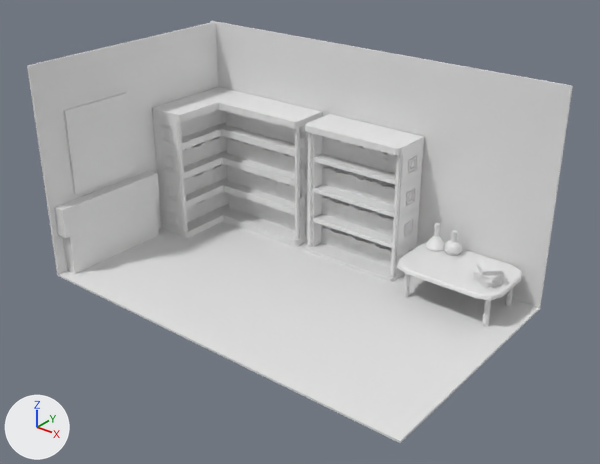
The FBX model DAGV1100and1200/Maya/scenes/Scene2_Main_MC.fbx, before and after one commit.
Both versions are drawn from a 50 mm camera at (1.085, -1.265, 0.94) aimed at (0.085, -0.014, 0.165). Every picture has the same lights, and +X, +Y and +Z are marked at lower left. Materials are left out; every surface is plain grey. Where no turn or scale is listed for an object, it has been applied to the vertices. Vertices at the same position are counted once.

The first picture shows 'Asset1:pCube10', 'Asset1:pCube4', 'Asset1:pCube9', 'Asset2:pCylinder3', 'Asset2:pasted__pCube12', 'Asset5:pCube13', 'Asset5:pCube15', 'pCube1', 'pCube2', 'pCube3', 'pCube4', 'pCube5', 'pCube6', 'pasted__pCube101', 'pasted__pCube164', 'pasted__pCube166', 'pasted__pCube167', 'pasted__pCube187', 'pasted__pCube190', 'pasted__pCube210', 'pasted__pCube22', 'pasted__pCube30', 'pasted__pCube33'.
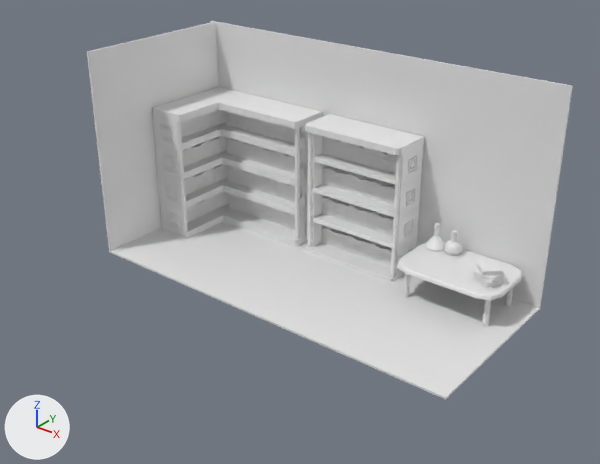
What differs and where, as boxes [x1, y1, x2, y2] in the pictures (600 x 464 px):
'pCube1', mesh rescaled, moved (11% narrower, 19% shorter): before [57, 221, 539, 443]; after [109, 221, 539, 400]
'pCube2', mesh rescaled, moved (31% narrower, 9% shorter): before [27, 22, 218, 274]; after [87, 22, 218, 251]
'pCube6', deleted: before [63, 92, 135, 195]
'pCube4', deleted: before [63, 201, 159, 274]
'pCube5', deleted: before [54, 171, 160, 238]

The edits, one by one:
me_mesh has 8 vertices, 6 faces and spans x -0.474..0.474, y -0.283..0.283, z -0.002..0.002.
me_mesh is used by ob_pcube1; location (0.045, 0.0, 0.0).
me_mesh part 1: the whole mesh is scaled about its middle by (1, 0.72, 1).
me_mesh_001 has 8 vertices, 6 faces and spans x -0.002..0.002, y -0.282..0.282, z -0.249..0.249.
me_mesh_001 is used by ob_pcube2; location (-0.426, 0.0, 0.247).
me_mesh_001 part 2: the whole mesh is scaled about its middle by (1, 0.72, 1).
Mesh me_mesh_093_1 is new.
It has 24 vertices, 22 faces and spans x -0.79..0.79, y -2.18..2.18, z -2.16..1.95.
Mesh me_mesh_216_1 is new.
It has 485 vertices, 502 faces and spans x -0.25..0.25, y -1.5..1.5, z -0.25..0.25.
Mesh me_mesh_194_1 is new.
It has 68 vertices, 52 faces and spans x -0.67..0.67, y -2.18..2.18, z -2.16..2.03.
Mesh me_mesh_012_1 is new.
It is a copy of me_mesh_015.
Mesh me_mesh_156_1 is new.
It is a copy of me_mesh_159.
Mesh me_mesh_179_1 is new.
It is a copy of me_mesh_182.
Mesh me_mesh_169_1 is new.
It is a copy of me_mesh_172.
Mesh me_mesh_023_1 is new.
It is a copy of me_mesh_026.
Object 'pCube1' (ob_pcube1) moves from (0.045, 0.0, 0.0) to (0.045, 0.075, 0.0).
Object 'pCube2' (ob_pcube2) moves from (-0.426, 0.0, 0.247) to (-0.426, 0.075, 0.247).
Object 'pCube4' (ob_pcube4) is deleted.
Object 'pasted__pCube190' (ob_pasted__pcube190) now shows me_mesh_182 instead of me_mesh_185.
Object 'pasted__pCube210' (ob_pasted__pcube210) now shows me_mesh_202 instead of me_mesh_205.
Object 'pasted__pCube180' (ob_pasted__pcube180) now shows me_mesh_172 instead of me_mesh_175.
Object 'pasted__pCube101' (ob_pasted__pcube101) now shows me_mesh_093_1 instead of me_mesh_096.
Object 'pasted__pCube19' (ob_pasted__pcube19) now shows me_mesh_012_1 instead of me_mesh_015.
Object 'pasted__pCube167' (ob_pasted__pcube167) now shows me_mesh_159 instead of me_mesh_162.
Object 'pasted__pCube202' (ob_pasted__pcube202) now shows me_mesh_194_1 instead of me_mesh_197.
Object 'pasted__pCube187' (ob_pasted__pcube187) now shows me_mesh_179_1 instead of me_mesh_182.
Object 'pasted__pCube30' (ob_pasted__pcube30) now shows me_mesh_023_1 instead of me_mesh_026.
Object 'pCube5' (ob_pcube5) is deleted.
Object 'pasted__pCube177' (ob_pasted__pcube177) now shows me_mesh_169_1 instead of me_mesh_172.
Object 'pasted__pCube195' (ob_pasted__pcube195) now shows me_mesh_187 instead of me_mesh_190.
Object 'pasted__pCube164' (ob_pasted__pcube164) now shows me_mesh_156_1 instead of me_mesh_159.
Object 'pasted__pCube33' (ob_pasted__pcube33) now shows me_mesh_026 instead of me_mesh_029.
Object 'Asset2:pCylinder3' (ob_asset2_pcylinder3) now shows me_mesh_216_1 instead of me_mesh_219.
Object 'pasted__pCube22' (ob_pasted__pcube22) now shows me_mesh_015 instead of me_mesh_018.
Object 'pasted__pCube166' (ob_pasted__pcube166) now shows me_mesh_158 instead of me_mesh_161.
Object 'pCube6' (ob_pcube6) is deleted.
